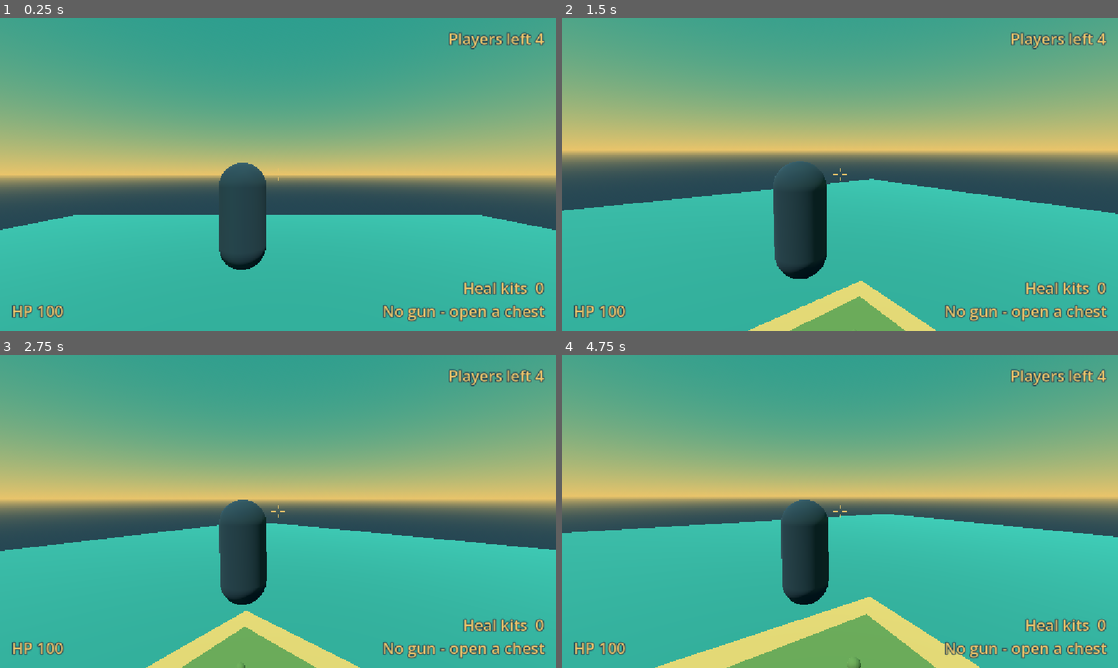
Above: before the commit, frames 1-4 (two rows, left to right).
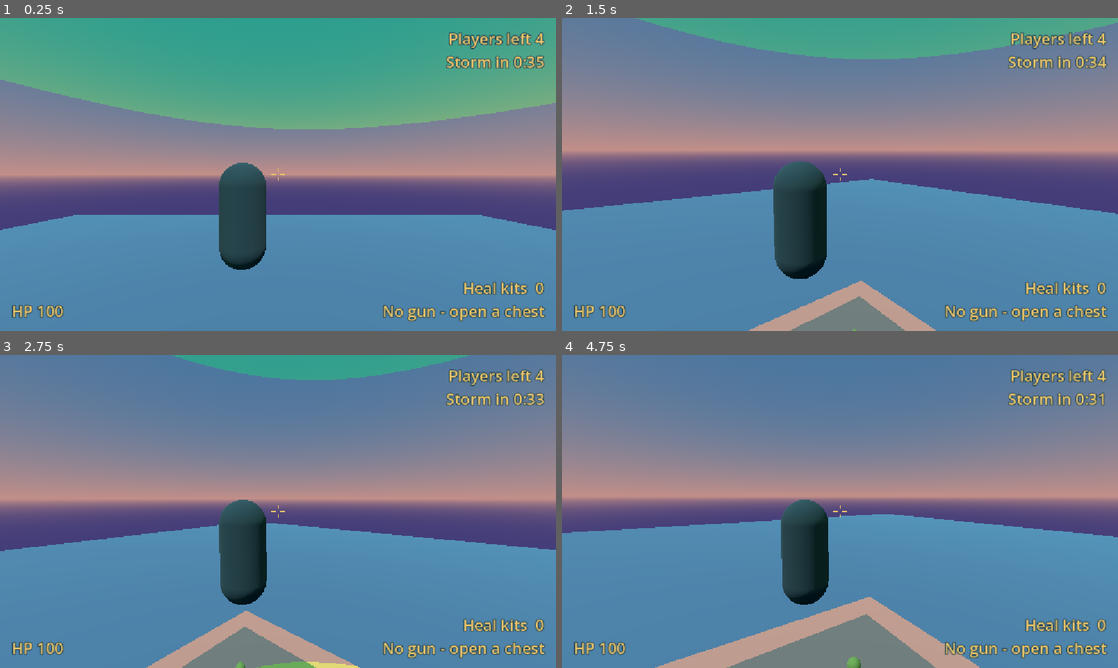
Above: after the commit, the same moments.

Repository: acetousk/godot4-game
Game: Godot game, scene res://scenes/main.tscn
Two runs of this game, one before a commit and one after it. Both use one fixed random seed, a clock stepped at 60 frames per second and the inputs below.
Inputs (mouse positions are in pixels of both pictures, inside the frame that each line leads up to):
- Up to frame 1 (0.25 s): no input
- Up to frame 2 (1.5 s): move the mouse to (962, 158) at 0.52 s; hold D (move_right) 0.53-1.28 s; hold E (action) 0.53-1.28 s; click (962, 158) at 0.67 s; tap Space (jump) at 0.77 s; move the mouse to (812, 174) at 1.27 s; hold W (move_forward) from 1.28 s (still down); right-click (812, 174) at 1.35 s
- Up to frame 3 (2.75 s): keep holding W (move_forward); tap Space (jump) at 1.52 s; move the mouse to (289, 505) at 2.02 s; press the mouse at (289, 505) at 2.03 s
- Up to frame 4 (4.75 s): keep holding W (move_forward); move the mouse to (834, 517) at 2.77 s; release the mouse at (834, 517) at 2.78 s; tap H (heal) at 2.85 s; tap Space (jump) at 3.02, 3.77, 4.52 s; move the mouse to (878, 514) at 3.52 s; hold E (action) 3.53-4.28 s; tap R (reload) at 4.15 s; move the mouse to (795, 508) at 4.27 s; right-click (795, 508) at 4.35 s

The runs differ from the first frame. In frame 1, 66% of the frame differs, in the area x 0-100%, y 11-100%; in frame 2, 88%; in frame 3, 93%; in frame 4, 96%, in the area x 0-100%, y 0-100%.

Commit message:
G4 storm

Diff:
--- a/scenes/hud.tscn
+++ b/scenes/hud.tscn
@@ -68,6 +68,30 @@
 text = "Players left 4"
 label_settings = SubResource("text")
 
+[node name="StormTimer" type="Label" parent="."]
+anchors_preset = 1
+anchor_left = 1.0
+anchor_right = 1.0
+offset_left = -524.0
+offset_top = 68.0
+offset_right = -24.0
+offset_bottom = 112.0
+horizontal_alignment = 2
+text = "Storm in 0:45"
+label_settings = SubResource("text")
+
+[node name="StormWarning" type="Label" parent="."]
+anchors_preset = 5
+anchor_left = 0.5
+anchor_right = 0.5
+offset_left = -300.0
+offset_top = 90.0
+offset_right = 300.0
+offset_bottom = 190.0
+horizontal_alignment = 1
+text = "IN THE STORM!"
+label_settings = SubResource("big")
+
 [node name="End" type="VBoxContainer" parent="."]
 anchors_preset = 8
 anchor_left = 0.5
--- a/scenes/main.tscn
+++ b/scenes/main.tscn
@@ -1,9 +1,26 @@
-[gd_scene load_steps=33 format=3]
+[gd_scene load_steps=36 format=3]
 
 [ext_resource type="PackedScene" path="res://scenes/player.tscn" id="1_player"]
 [ext_resource type="PackedScene" path="res://scenes/chest.tscn" id="2_chest"]
 [ext_resource type="PackedScene" path="res://scenes/hud.tscn" id="3_hud"]
 [ext_resource type="Script" path="res://scripts/game.gd" id="4_game"]
+[ext_resource type="Script" path="res://scripts/storm.gd" id="5_storm"]
+
+[sub_resource type="StandardMaterial3D" id="storm_mat"]
+transparency = 1
+cull_mode = 2
+shading_mode = 0
+albedo_color = Color(0.482, 0.173, 0.749, 0.35)
+
+[sub_resource type="CylinderMesh" id="storm_mesh"]
+material = SubResource("storm_mat")
+top_radius = 1.0
+bottom_radius = 1.0
+height = 200.0
+radial_segments = 64
+rings = 1
+cap_top = false
+cap_bottom = false
 
 [sub_resource type="NavigationMesh" id="navmesh"]
 geometry_parsed_geometry_type = 1
@@ -519,4 +536,11 @@
 [node name="Player" parent="." instance=ExtResource("1_player")]
 transform = Transform3D(1, 0, 0, 0, 1, 0, 0, 0, 1, 0, 6, 0)
 
+[node name="Storm" type="Node3D" parent="."]
+script = ExtResource("5_storm")
+
+[node name="Wall" type="MeshInstance3D" parent="Storm"]
+mesh = SubResource("storm_mesh")
+cast_shadow = 0
+
 [node name="HUD" parent="." instance=ExtResource("3_hud")]
--- a/scripts/bot.gd
+++ b/scripts/bot.gd
@@ -1,8 +1,9 @@
 extends Fighter
 ## A bot: a capsule with a small brain.
-## ROAM = walk to random spots. FIGHT = sees someone, strafes and shoots.
+## STORM = outside the circle, run to the middle (this comes first).
+## ROAM = walk to random spots in the circle. FIGHT = sees someone, strafes and shoots.
 
-enum Mode { ROAM, FIGHT }
+enum Mode { ROAM, FIGHT, STORM }
 
 const EYE := Vector3(0, 1.5, 0)
 
@@ -27,10 +28,16 @@
 	_pick_roam_point()
 
 
-## Choose a random spot on the island and ask the map for a path there.
+## Choose a random spot inside the safe circle and ask the map for a path there.
 func _pick_roam_point() -> void:
-	var half := 70.0
-	agent.target_position = Vector3(randf_range(-half, half), 0.2, randf_range(-half, half))
+	var middle := Vector2.ZERO
+	var size := 70.0
+	var storm := get_tree().get_first_node_in_group("storm")
+	if storm:
+		middle = storm.center
+		size = storm.radius * 0.8
+	var spot := middle + Vector2.from_angle(randf() * TAU) * sqrt(randf()) * size
+	agent.target_position = Vector3(clampf(spot.x, -70, 70), 0.2, clampf(spot.y, -70, 70))
 
 
 ## True if nothing solid is between my eyes and theirs.
@@ -52,6 +59,11 @@
 			best = dist
 			target = other
 	mode = Mode.FIGHT if target else Mode.ROAM
+	# The storm comes first: if I am outside, run to the middle.
+	var storm := get_tree().get_first_node_in_group("storm")
+	if storm and not storm.is_safe(global_position):
+		mode = Mode.STORM
+		agent.target_position = Vector3(storm.center.x, 0.2, storm.center.y)
 
 
 func _physics_process(delta: float) -> void:
@@ -64,17 +76,19 @@
 		look_timer = 0.2
 		_look_for_target()
 
-	if mode == Mode.FIGHT and is_instance_valid(target):
+	if mode == Mode.STORM:
+		_follow_path()
+	elif mode == Mode.FIGHT and is_instance_valid(target):
 		_fight(delta)
 	else:
-		_roam()
+		if agent.is_navigation_finished():
+			_pick_roam_point()
+		_follow_path()
 	move_and_slide()
 
 
-func _roam() -> void:
-	if agent.is_navigation_finished():
-		_pick_roam_point()
-	# Walk toward the next corner of the path.
+## Walk toward the next corner of the path.
+func _follow_path() -> void:
 	var direction := agent.get_next_path_position() - global_position
 	direction.y = 0.0
 	if direction.length() > 0.1:
--- a/scripts/hud.gd
+++ b/scripts/hud.gd
@@ -6,10 +6,13 @@
 @onready var heal_label: Label = $Heals
 @onready var left_label: Label = $Left
 @onready var end_box: Control = $End
+@onready var storm_label: Label = $StormTimer
+@onready var warning_label: Label = $StormWarning
 
 
 func _ready() -> void:
 	end_box.visible = false
+	warning_label.visible = false
 
 
 ## Show the end-of-match message.
@@ -22,6 +25,16 @@
 func _process(_delta: float) -> void:
 	# Everyone still in the match is in the "fighter" group.
 	left_label.text = "Players left %d" % get_tree().get_nodes_in_group("fighter").size()
+
+	# Storm timer, and a warning when you stand outside the circle.
+	var storm := get_tree().get_first_node_in_group("storm")
+	var player_node := get_tree().get_first_node_in_group("player")
+	if storm:
+		var secs := ceili(storm.time_left())
+		var clock := "%d:%02d" % [floori(secs / 60.0), secs % 60]
+		storm_label.text = ("Storm shrinking " if storm.shrinking else "Storm in ") + clock
+		warning_label.visible = player_node != null and not player_node.is_out \
+				and not storm.is_safe(player_node.global_position)
 	var player := get_tree().get_first_node_in_group("player")
 	if player == null:
 		return
--- /dev/null
+++ b/scripts/storm.gd
@@ -0,0 +1,63 @@
+extends Node3D
+## The storm: a circle on the island. Inside is safe, outside hurts.
+
+## Middle of the safe circle (x and z on the ground).
+var center := Vector2.ZERO
+## How big the safe circle is, in meters.
+var radius := 80.0
+## Seconds since the match started.
+var time := 0.0
+## True while the circle is getting smaller.
+var shrinking := false
+## Counts up to 1 second between storm hits.
+var tick := 0.0
+
+@onready var wall: MeshInstance3D = $Wall
+
+
+func _ready() -> void:
+	add_to_group("storm")
+	# Pick a middle near the center of the island, different each match.
+	center = Vector2(randf_range(-20.0, 20.0), randf_range(-20.0, 20.0))
+	radius = Tune.storm_start_radius
+	_update_wall()
+
+
+func _process(delta: float) -> void:
+	time += delta
+	# First wait, then shrink smoothly from the start size down to 0.
+	shrinking = time > Tune.storm_wait
+	radius = Tune.storm_start_radius * (1.0 - shrink_part())
+	_update_wall()
+
+	# Once a second: hurt everyone outside. Smaller circle = more damage.
+	tick += delta
+	if tick >= 1.0:
+		tick -= 1.0
+		var damage := lerpf(Tune.storm_dps_start, Tune.storm_dps_end, shrink_part())
+		for fighter in get_tree().get_nodes_in_group("fighter"):
+			if not is_safe(fighter.global_position):
+				fighter.take_damage(damage, null)
+
+
+## Seconds left: until it starts shrinking, or until it is fully closed.
+func time_left() -> float:
+	if not shrinking:
+		return Tune.storm_wait - time
+	return maxf(Tune.storm_wait + Tune.storm_shrink_time - time, 0.0)
+
+
+## How far along the shrink is: 0 = not started, 1 = closed.
+func shrink_part() -> float:
+	return clampf((time - Tune.storm_wait) / Tune.storm_shrink_time, 0.0, 1.0)
+
+
+## Move and size the purple wall to match the circle.
+func _update_wall() -> void:
+	wall.position = Vector3(center.x, 0.0, center.y)
+	wall.scale = Vector3(maxf(radius, 0.01), 1.0, maxf(radius, 0.01))
+
+
+## True if a spot is inside the safe circle.
+func is_safe(spot: Vector3) -> bool:
+	return Vector2(spot.x, spot.z).distance_to(center) <= radius
--- a/scripts/tune.gd
+++ b/scripts/tune.gd
@@ -35,6 +35,13 @@
 @export var bot_accuracy_far: float = 0.2 ## Chance a bot bullet hits at the edge of sight (0.2 = 20%)
 @export var bot_accuracy_near: float = 0.6 ## Chance a bot bullet hits up close (0.6 = 60%)
 
+@export_group("Storm")
+@export var storm_start_radius: float = 80.0 ## Size of the safe circle at the start, in meters
+@export var storm_wait: float = 35.0 ## Seconds before the storm starts to shrink
+@export var storm_shrink_time: float = 90.0 ## Seconds the storm takes to shrink all the way to 0
+@export var storm_dps_start: float = 2.0 ## HP per second lost outside the circle at the start
+@export var storm_dps_end: float = 10.0 ## HP per second lost outside the circle when it is fully closed
+
 @export_group("Drop")
 @export var drop_height: float = 80.0 ## How high you start in the sky, in meters
 @export var glide_fall: float = 8.0 ## How fast you sink while gliding, in meters per second
Not shown, added: scripts/storm.gd.uid
Not shown, changed: DESIGN.md
Not shown, changed: PLAN.md
Not shown, changed: PLAYTEST.md
